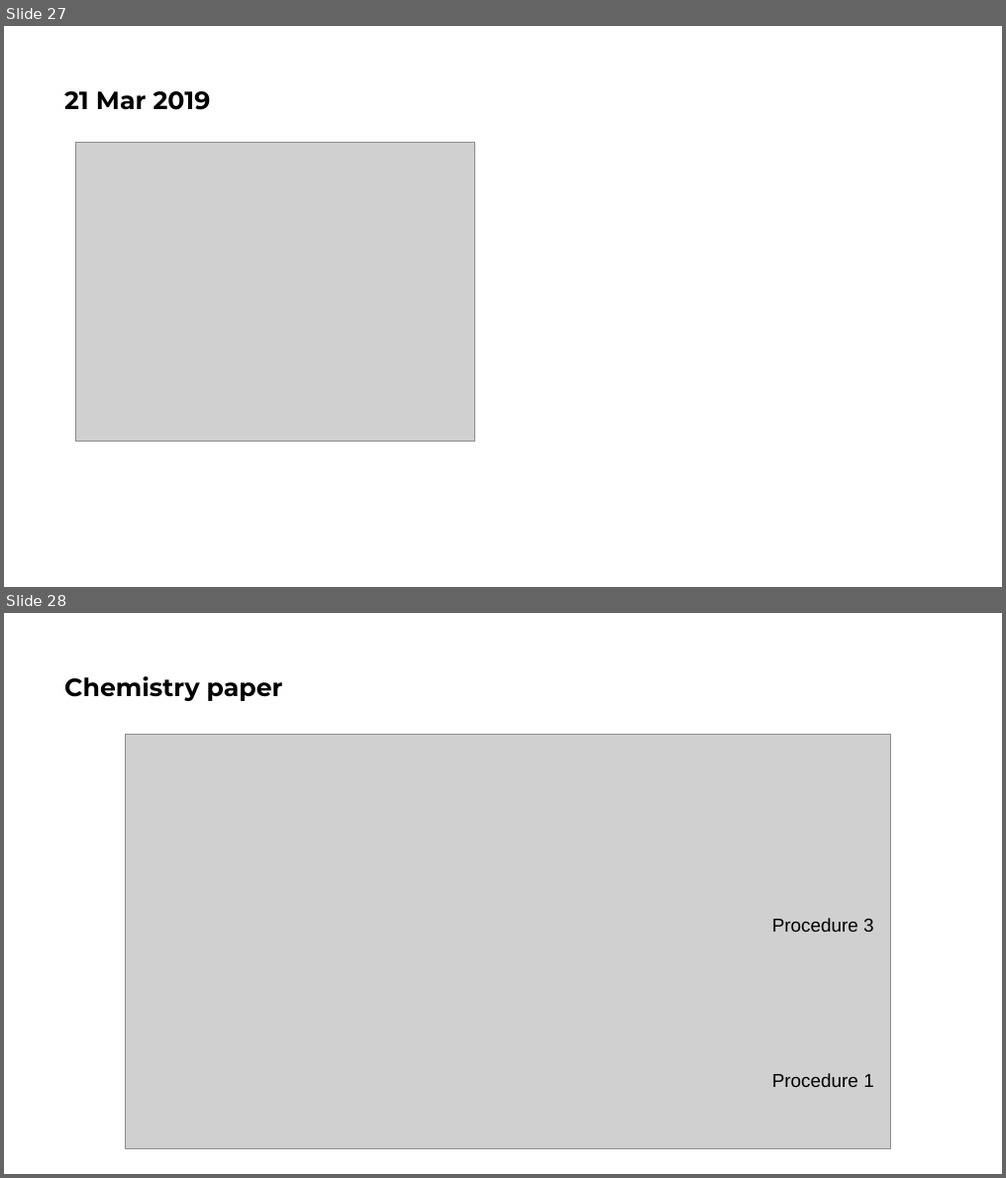
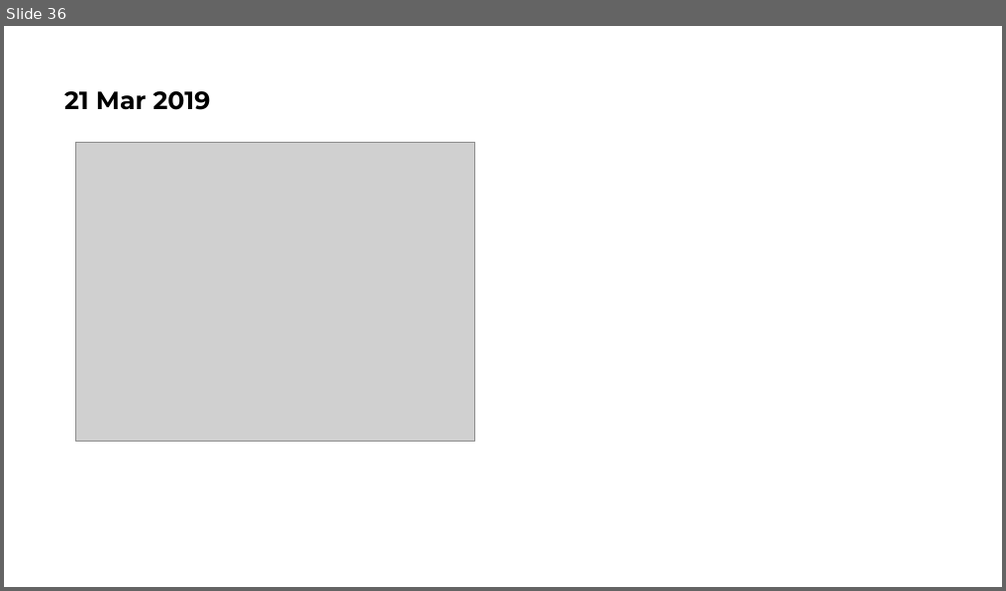
Before and after one commit to jhualberta/thesis, a slide deck: thesisPlots1.ppt. Shown one above the other, each under a label of ours: slides 27 and 28 before the commit, slide 36 after it. The pictures are 1006x1178 and 1006x591 pixels, drawn with LibreOffice and Linux fonts; fonts in the diff are those of the drawing; grey boxes stand for pictures. Boxes give left, top, right and bottom in pixels: in the first picture for what was removed or moved away, otherwise in the second. Text is boxed around its words. In the diff, an @@ line names an element or a change of style, - is before the commit and + after.

```diff
--- a/thesisPlots1.ppt
+++ b/thesisPlots1.ppt
@@ slide 28 removed at box(4, 613, 1002, 1174), background #FFFFFF @@
@@ title removed at box(64, 676, 283, 701) @@
-Chemistry paper
@@ picture removed at box(125, 734, 890, 1150) @@
@@ text removed at box(772, 918, 874, 932) @@
-Procedure 3
@@ text removed at box(772, 1073, 874, 1087) @@
-Procedure 1
@@ what was slide 27 is now slide 36 @@
```
Also in this commit, not shown: 3 slides changed, 9 slides added, 4 other slides removed, 31 other files.
